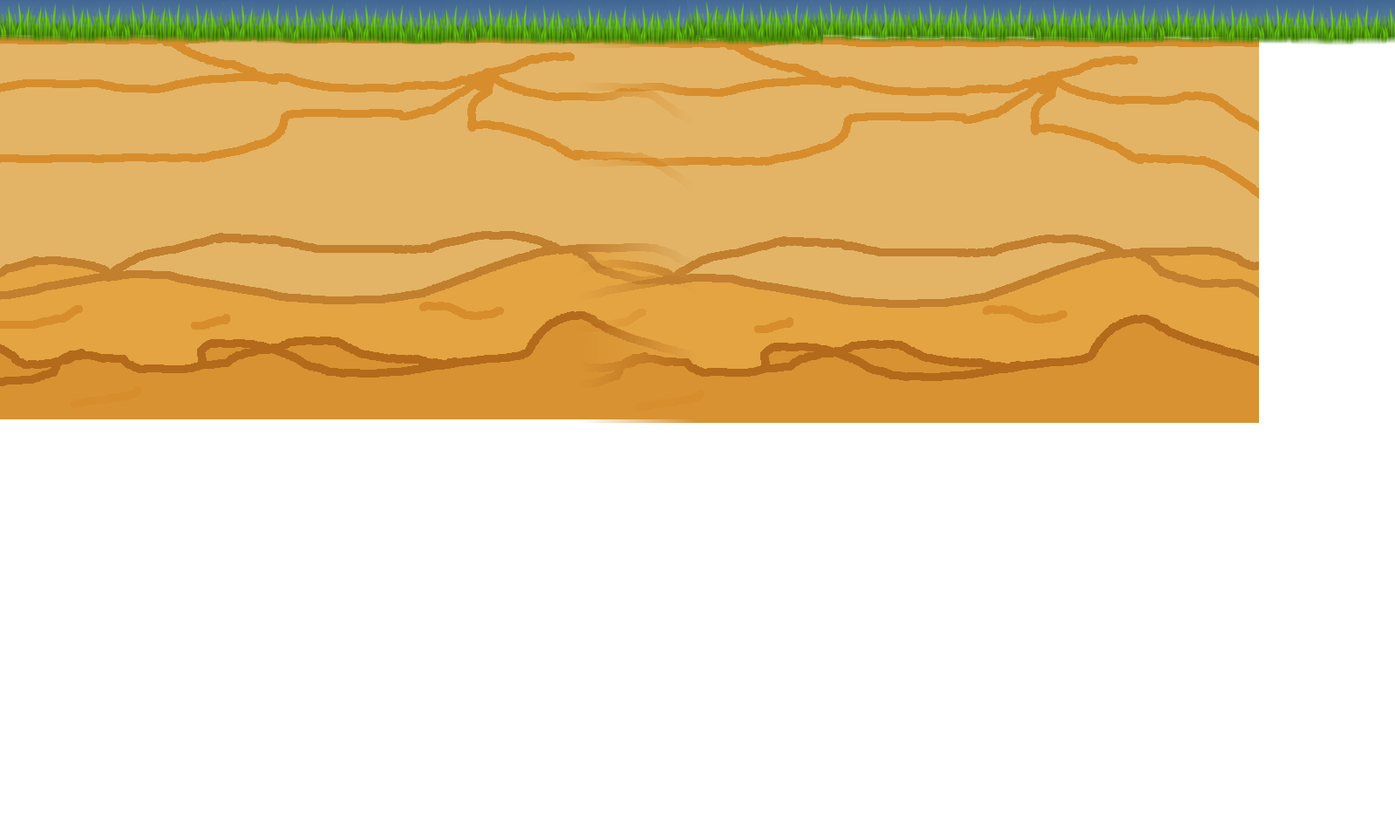
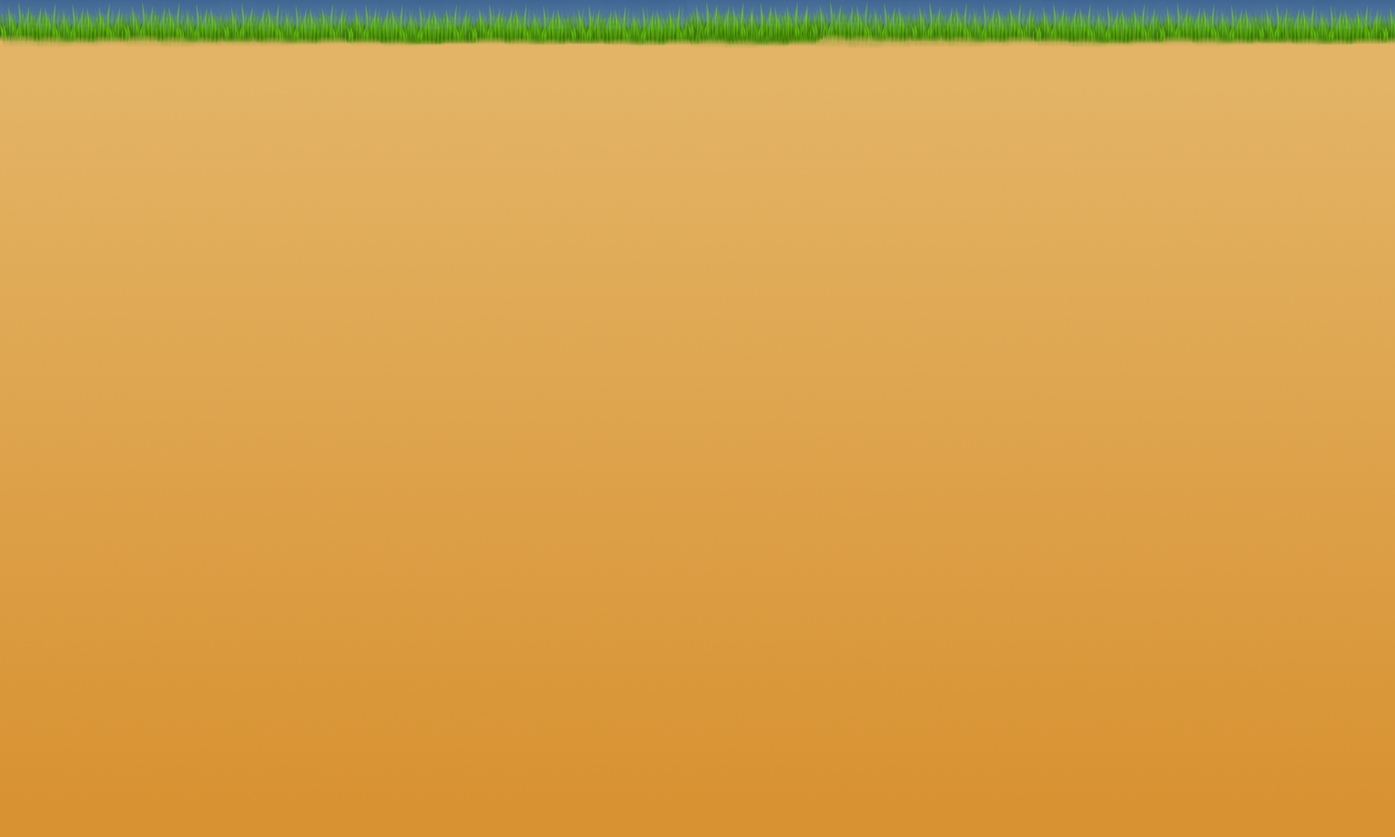
Layers edited between the first and the second w=1395, h=837 image:
painted on "Grass" over (2, 0, 1395, 49)
added layer "New Layer#1" above "New Layer" over (0, 0, 1395, 837)
hid "New Layer" over (0, 32, 1260, 423)
